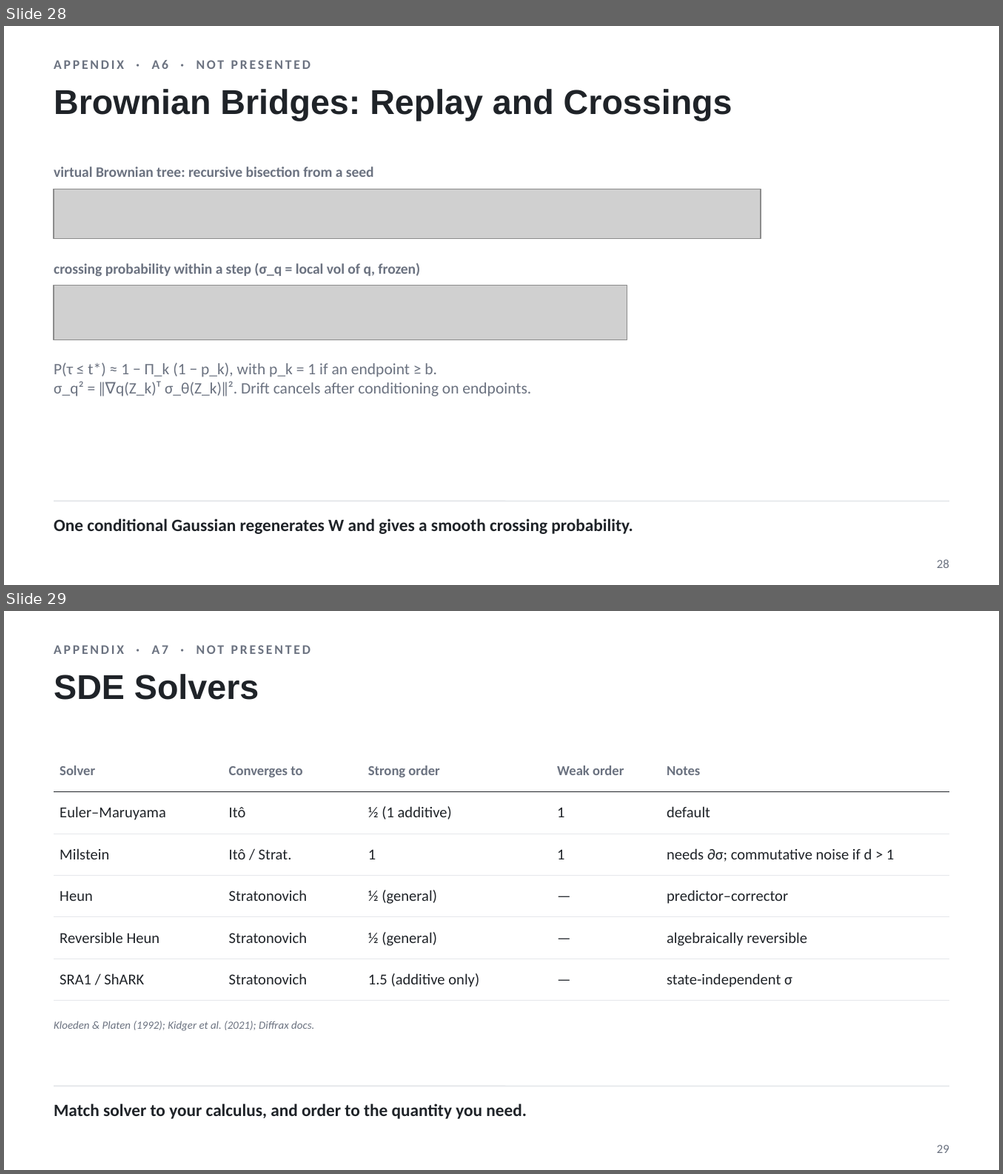
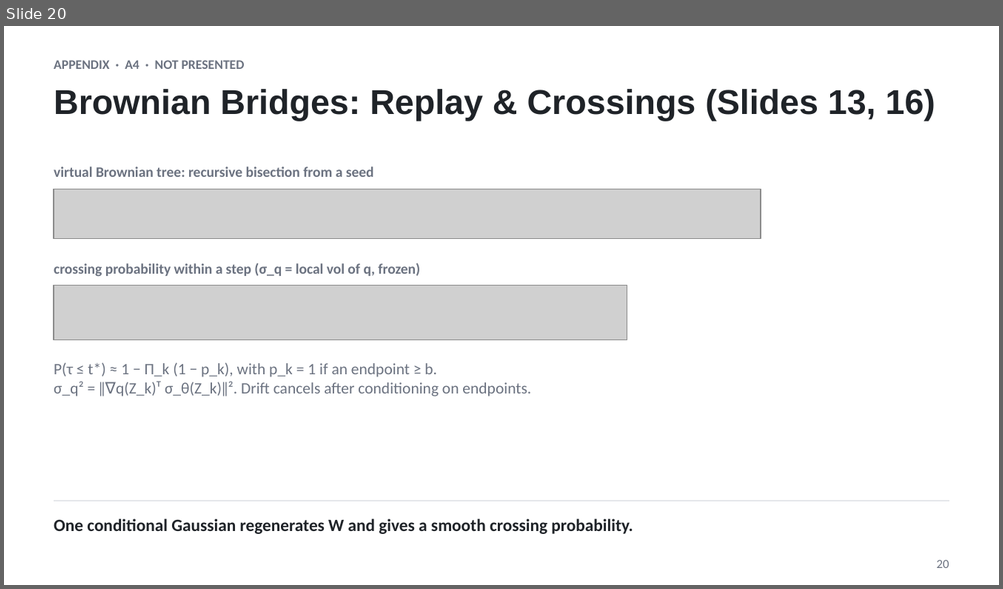
Before and after one commit to nishadw/neural-sde, a slide deck: lecture/neural_sde_lecture.pptx. Shown one above the other, each under a label of ours: slides 28 and 29 before the commit, slide 20 after it. The pictures are 1003x1174 and 1003x589 pixels, drawn with LibreOffice and Linux fonts; fonts in the diff are those of the drawing; grey boxes stand for pictures. Boxes give left, top, right and bottom in pixels: in the first picture for what was removed or moved away, otherwise in the second. Text is boxed around its words. In the diff, an @@ line names an element or a change of style, - is before the commit and + after.

```diff
--- a/lecture/neural_sde_lecture.pptx
+++ b/lecture/neural_sde_lecture.pptx
@@ slide 29 removed at (4,611,999,1170), background #FFFFFF @@
@@ text removed at (54,645,310,654) @@
-APPENDIX · A7 · NOT PRESENTED
@@ title removed at (54,674,259,700) @@
-SDE Solvers
@@ table removed at (54,750,949,991), 6 rows, 5 columns @@
-Solver | Converges to | Strong order | Weak order | Notes
-Euler–Maruyama | Itô | ½ (1 additive) | 1 | default
-Milstein | Itô / Strat. | 1 | 1 | needs ∂σ; commutative noise if d > 1
-Heun | Stratonovich | ½ (general) | — | predictor–corrector
-Reversible Heun | Stratonovich | ½ (general) | — | algebraically reversible
-SRA1 / ShARK | Stratonovich | 1.5 (additive only) | — | state-independent σ
@@ text removed at (54,1021,314,1031) @@
-Kloeden & Platen (1992); Kidger et al. (2021); Diffrax docs.
@@ line removed from (54, 1086) to (949, 1086) @@
@@ text removed at (54,1104,526,1119) @@
-Match solver to your calculus, and order to the quantity you need.
@@ page number removed at (936,1145,949,1153) @@
-29
@@ what was slide 28 is now slide 20 @@
@@ slide 20 changed as well @@
@@ text at (54,60,244,69): text changed @@
-APPENDIX · A6 · NOT PRESENTED
+APPENDIX · A4 · NOT PRESENTED
@@ title at (54,89,935,121): text changed @@
-Brownian Bridges: Replay and Crossings
+Brownian Bridges: Replay & Crossings (Slides 13, 16)
@@ page number at (936,560,949,568): text changed @@
-28
+20
```
Also in this commit, not shown: 4 other slides changed, 16 slides added, 26 other slides removed, 12 other files.
